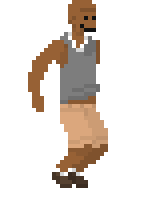
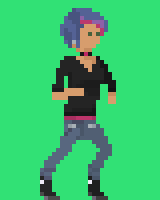
Revision of a layered 160x200 image; what changed, layer by layer:
removed layer "landing" over (28, 0, 108, 188)
removed layer "falling 2" over (28, 0, 108, 188)
removed layer "faling 1" over (28, 0, 108, 188)
removed layer "falling_trans 2" over (32, 0, 104, 184)
removed layer "falling_trans 1" over (40, 0, 104, 192)
removed layer "jumping 3" over (44, 0, 108, 192)
removed layer "jumping 2" over (44, 4, 108, 200)
removed layer "jumping 1" over (40, 8, 108, 200)
removed layer "standing" over (44, 4, 104, 200)
added layer "Layer 8" above "Layer 7" over (0, 0, 160, 200)
added layer "Layer 7" above "Layer 6" over (0, 0, 160, 200)
added layer "Layer 6" above "Layer 5" over (0, 0, 160, 200)
added layer "Layer 5" above "Layer 4" over (0, 0, 160, 200)
added layer "Layer 4" above "Layer 3" over (0, 0, 160, 200)
added layer "Layer 3" above "Layer 2" over (0, 0, 160, 200)
added layer "Layer 2" above "Layer 1" over (0, 0, 160, 200)
added layer "Layer 1" over (0, 0, 160, 200)
